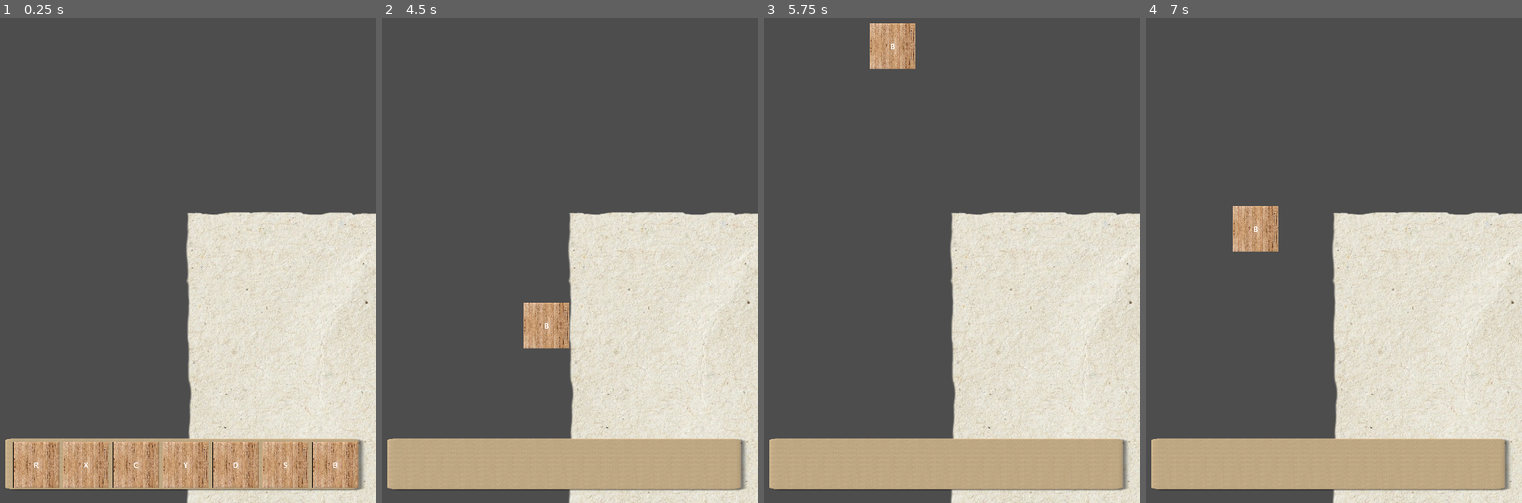
Above: before the commit, frames 1-4 (left to right).
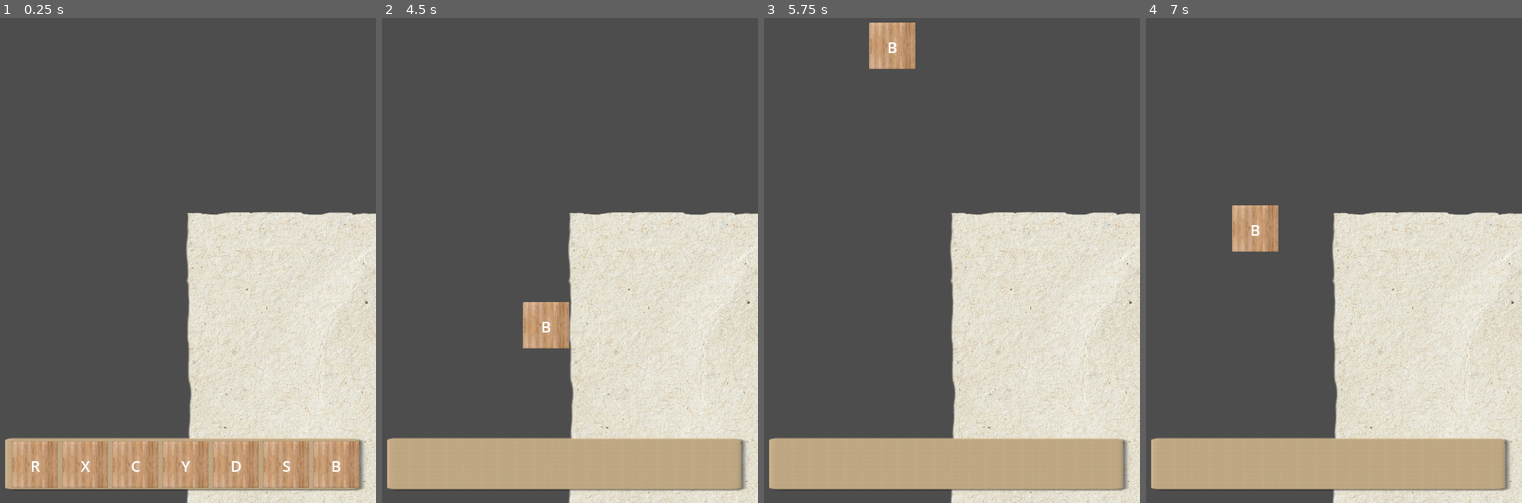
Above: after the commit, the same moments.

Repository: schaefchenaufderweide/scrabble
Game: Godot game, scene res://scenes/Main.tscn
The game is run twice, just before and just after one commit, with the same random seed, the same clock (stepped at 60 frames per second) and the same inputs.
Inputs (mouse positions are in pixels of both pictures, inside the frame that each line leads up to):
- Up to frame 1 (0.25 s): no input
- Up to frame 2 (4.5 s): tap Enter at 0.5, 2, 3.5 s; drag from (562, 464) to (419, 464) at 0.52 s; tap Space at 1.25, 2.75, 4.25 s; drag from (419, 464) to (562, 464) at 1.27 s; move the mouse to (566, 464) at 2.02 s; hold Up (ui_up) 2.03-2.75 s; tap O at 2.1 s; click (566, 464) at 2.17 s; drag from (566, 464) to (716, 464) at 2.77 s; drag from (716, 464) to (562, 464) at 3.52 s; drag from (566, 464) to (509, 47) at 4.27 s
- Up to frame 3 (5.75 s): hold Down (ui_down) from 5.03 s (still down); tap O at 5.1 s; click (891, 47) at 5.17 s
- Up to frame 4 (7 s): release Down (ui_down) at 5.75 s; drag from (1273, 47) to (1255, 226) at 5.77 s; move the mouse to (1416, 168) at 6.52 s; hold Up (ui_up) from 6.53 s (still down); tap O at 6.6 s; click (1416, 168) at 6.67 s

The runs differ from the first frame. In frame 1, 1.9% of the frame differs, in the area x 1-96%, y 86-98%; in frame 2, 0.4%; in frame 3, 0.4%; in frame 4, 0.4%.

Commit message:
0.11 GLobalConcepts eingeführt - wichtigsten Nodes und Funktionen direkt ansteuern (11.11)

Diff:
--- a/project.godot
+++ b/project.godot
@@ -18,6 +18,7 @@
 [autoload]
 
 GlobalGameSettings="*res://scripts/global_game_settings.gd"
+GlobalConcepts="*res://scenes/global_concepts.gd"
 
 [display]
 
--- a/scenes/Main.tscn
+++ b/scenes/Main.tscn
@@ -1,16 +1,18 @@
-[gd_scene load_steps=8 format=3 uid="uid://764kc4snul82"]
+[gd_scene load_steps=10 format=3 uid="uid://764kc4snul82"]
 
 [ext_resource type="Script" path="res://scripts/main.gd" id="1_6iaw0"]
+[ext_resource type="Script" path="res://scenes/global_concepts.gd" id="2_vusr7"]
 [ext_resource type="Texture2D" uid="uid://bk7ijw1r41ygj" path="res://graphics/spielbrett.png" id="3_7hawp"]
 [ext_resource type="Texture2D" uid="uid://jkhvdsxcvslq" path="res://graphics/hand.png" id="3_ut4hp"]
 [ext_resource type="Script" path="res://scripts/hand_player.gd" id="5_gy7g6"]
+[ext_resource type="Script" path="res://scenes/spielbrett.gd" id="5_hoy6u"]
 [ext_resource type="Script" path="res://scripts/camera_2d.gd" id="6_r55eh"]
+
+[sub_resource type="RectangleShape2D" id="RectangleShape2D_7tyfo"]
+size = Vector2(461, 68)
 
 [sub_resource type="RectangleShape2D" id="RectangleShape2D_o7rvn"]
 size = Vector2(1186, 1203)
-
-[sub_resource type="RectangleShape2D" id="RectangleShape2D_7tyfo"]
-size = Vector2(1550, 223.333)
 
 [node name="Main" type="Node"]
 script = ExtResource("1_6iaw0")
@@ -18,8 +20,23 @@
 [node name="Camera2D" type="Camera2D" parent="."]
 script = ExtResource("6_r55eh")
 
+[node name="HandPlayer" type="CanvasLayer" parent="."]
+script = ExtResource("5_gy7g6")
+
+[node name="HandArea" type="Area2D" parent="HandPlayer"]
+position = Vector2(250, 750)
+metadata/_edit_group_ = true
+
+[node name="CollisionShape2D" type="CollisionShape2D" parent="HandPlayer/HandArea"]
+position = Vector2(-2.5, 1)
+shape = SubResource("RectangleShape2D_7tyfo")
+
+[node name="Sprite2D" type="Sprite2D" parent="HandPlayer/HandArea"]
+texture = ExtResource("3_ut4hp")
+
 [node name="Spielbrett" type="Area2D" parent="."]
 position = Vector2(600, 617)
+script = ExtResource("5_hoy6u")
 metadata/_edit_group_ = true
 
 [node name="Sprite2D" type="Sprite2D" parent="Spielbrett"]
@@ -28,20 +45,8 @@
 [node name="CollisionShape2D" type="CollisionShape2D" parent="Spielbrett"]
 shape = SubResource("RectangleShape2D_o7rvn")
 
-[node name="HandPlayer" type="CanvasLayer" parent="."]
-script = ExtResource("5_gy7g6")
-
-[node name="HandArea" type="Area2D" parent="HandPlayer"]
-position = Vector2(250, 750)
-scale = Vector2(0.3, 0.3)
-metadata/_edit_group_ = true
-
-[node name="CollisionShape2D" type="CollisionShape2D" parent="HandPlayer/HandArea"]
-position = Vector2(-15, -1.66675)
-shape = SubResource("RectangleShape2D_7tyfo")
-
-[node name="Sprite2D" type="Sprite2D" parent="HandPlayer/HandArea"]
-texture = ExtResource("3_ut4hp")
+[node name="GlobalConcepts" type="Node" parent="."]
+script = ExtResource("2_vusr7")
 
 [connection signal="mouse_entered" from="HandPlayer/HandArea" to="HandPlayer" method="_on_hand_area_mouse_entered"]
 [connection signal="mouse_exited" from="HandPlayer/HandArea" to="HandPlayer" method="_on_hand_area_mouse_exited"]
--- a/scenes/Spielfeld.tscn
+++ b/scenes/Spielfeld.tscn
@@ -7,7 +7,6 @@
 size = Vector2(56, 54)
 
 [node name="Spielfeld" type="Area2D"]
-scale = Vector2(0.1, 0.1)
 script = ExtResource("1_w745b")
 
 [node name="Sprite2D" type="Sprite2D" parent="."]
--- a/scenes/Spielstein.tscn
+++ b/scenes/Spielstein.tscn
@@ -4,13 +4,12 @@
 [ext_resource type="Script" path="res://scripts/spielstein.gd" id="1_n7k4w"]
 
 [sub_resource type="RectangleShape2D" id="RectangleShape2D_gp8hn"]
-size = Vector2(600, 600)
+size = Vector2(60, 60)
 
 [sub_resource type="LabelSettings" id="LabelSettings_kvkx7"]
-font_size = 100
+font_size = 20
 
 [node name="Spielstein" type="Area2D"]
-scale = Vector2(0.1, 0.1)
 script = ExtResource("1_n7k4w")
 
 [node name="Sprite2D" type="Sprite2D" parent="."]
@@ -20,12 +19,10 @@
 shape = SubResource("RectangleShape2D_gp8hn")
 
 [node name="Label" type="Label" parent="."]
-offset_left = -300.0
-offset_top = -297.0
-offset_right = 300.0
-offset_bottom = 297.0
-grow_horizontal = 2
-grow_vertical = 2
+offset_left = -30.0
+offset_top = -30.0
+offset_right = 31.0
+offset_bottom = 32.0
 size_flags_horizontal = 4
 text = "Test"
 label_settings = SubResource("LabelSettings_kvkx7")
--- /dev/null
+++ b/scenes/global_concepts.gd
@@ -0,0 +1,29 @@
+extends Node
+
+
+
+@onready var spielbrett = $"../Main/Spielbrett"
+
+@onready var player_hand = $"../Main/HandPlayer"
+var buchstaben_im_sackerl = create_buchstaben_im_sackerl()
+@onready var camera = $"../Main/Camera2D"
+
+
+
+func create_buchstaben_im_sackerl():
+
+	return ["C", "B", "D", "X", "Y", "O", "P", "R", "S"]
+
+
+func init_spielfeld():
+	var spielbrett_size = spielbrett.size
+	var spielfeld_scene = preload("res://scenes/Spielfeld.tscn")
+	var anzahl_felder = GlobalGameSettings.anzahl_felder
+	var abstand = GlobalGameSettings.abstand_zwischen_steinen
+	for y in range(anzahl_felder):
+		for x in range(anzahl_felder):
+			var new_spielfeld = spielfeld_scene.instantiate()
+			spielbrett.add_child(new_spielfeld)
+			var erste_x = spielbrett_size.x/2 - anzahl_felder/2 * new_spielfeld.size.x
+			var new_position_x = erste_x + x * (new_spielfeld.size.x + abstand)
+			new_spielfeld.position.x = new_position_x
--- /dev/null
+++ b/scenes/spielbrett.gd
@@ -0,0 +1,3 @@
+extends Area2D
+
+@onready var size = $CollisionShape2D.shape.get_rect().size
--- a/scripts/camera_2d.gd
+++ b/scripts/camera_2d.gd
@@ -15,5 +15,4 @@
 			screen_dragging = true
 
 	elif event is InputEventScreenTouch and not event.pressed:
-		print("aus")
 		screen_dragging = false
--- a/scripts/hand_player.gd
+++ b/scripts/hand_player.gd
@@ -2,18 +2,23 @@
 
 @onready var stein_scene = preload("res://scenes/Spielstein.tscn")
 
-#@onready var width = $HandArea/Sprite2D.texture.get_width()
+
 @onready var hand_area = $HandArea
-@onready var camera = $"../Camera2D"
+#@onready var camera = $"../Camera2D"
+
 
 var mouse_coll = false
 var steine = {}
 
 
-func ziehe_steine(buchstaben_im_sackerl: Array):
+func ziehe_steine():
+
 	var anzahl_steine = GlobalGameSettings.anzahl_steine_pro_hand
 	var abstand = GlobalGameSettings.abstand_zwischen_steinen
+
+
 	for nr_stein in range(anzahl_steine):
+
 		if not steine.get(nr_stein):
 
 			var new_stein = stein_scene.instantiate()
@@ -25,27 +30,27 @@
 			new_stein.position.x = new_pos_x
 			new_stein.position.y = hand_area.position.y
 
-			var random_buchstabe_nr = randi_range(0, len(buchstaben_im_sackerl) - 1)
-			var new_buchstabe = buchstaben_im_sackerl.pop_at(random_buchstabe_nr)
+			var random_buchstabe_nr = randi_range(0, len(GlobalConcepts.buchstaben_im_sackerl) - 1)
+			var new_buchstabe = GlobalConcepts.buchstaben_im_sackerl.pop_at(random_buchstabe_nr)
 
 
 			new_stein.label.text = new_buchstabe
 			steine[nr_stein] = new_buchstabe
-
+			#
 
 
 
 func _on_hand_area_mouse_entered() -> void:
-	if not camera.screen_dragging:
-		print("entered")
+	if not GlobalConcepts.camera.screen_dragging:
+		#print("entered")
 		mouse_coll = true
-		camera.screen_dragging_is_allowed = false
+		GlobalConcepts.camera.screen_dragging_is_allowed = false
 
 
 
 func _on_hand_area_mouse_exited() -> void:
-	if not camera.screen_dragging:
-		print("exited")
+	if not GlobalConcepts.camera.screen_dragging:
+		#print("exited")
 		mouse_coll = false
-		camera.screen_dragging_is_allowed = true
+		GlobalConcepts.camera.screen_dragging_is_allowed = true
 		pass # Replace with function body.
--- a/scripts/main.gd
+++ b/scripts/main.gd
@@ -1,34 +1,9 @@
 extends Node
-
-@onready var spielbrett = $Spielbrett
-@onready var spielbrett_size = $Spielbrett/CollisionShape2D.shape.get_rect().size
-@onready var player_hand = $HandPlayer
-var buchstaben_im_sackerl = create_buchstaben_im_sackerl()
 
 
 func _ready() -> void:
-	init_spielfeld()
 
-	player_hand.ziehe_steine(buchstaben_im_sackerl)
-
-func init_spielfeld():
-	var spielfeld_scene = preload("res://scenes/Spielfeld.tscn")
-	var anzahl_felder = GlobalGameSettings.anzahl_felder
-	var abstand = GlobalGameSettings.abstand_zwischen_steinen
-	for y in range(anzahl_felder):
-		for x in range(anzahl_felder):
-			var new_spielfeld = spielfeld_scene.instantiate()
-			spielbrett.add_child(new_spielfeld)
-			var erste_x = spielbrett_size.x/2 - anzahl_felder/2 * new_spielfeld.size.x
-			var new_position_x = erste_x + x * (new_spielfeld.size.x + abstand)
-			new_spielfeld.position.x = new_position_x
-			# TODO NICHT SICHTBAR!!!
-
-
-func _process(delta: float) -> void:
-	pass
-
-
-func create_buchstaben_im_sackerl():
-
-	return ["C", "B", "D", "X", "Y", "O", "P", "R", "S"]
+	GlobalConcepts.init_spielfeld()
+	print("ruft ziehe steine auf")
+	GlobalConcepts.player_hand.ziehe_steine()
+	print(GlobalConcepts.player_hand.steine)
--- a/scripts/spielstein.gd
+++ b/scripts/spielstein.gd
@@ -2,21 +2,29 @@
 
 @onready var label = $Label
 @onready var size = $Sprite2D.texture.get_width() * scale
-@onready var camera = get_parent().camera
+#var camera = $".".camera
+#var spielbrett = $".".spielbrettxxx
+
 var mouse_coll = false
-
+var abgelegt = false
+var dragging = false
 
 func _unhandled_input(event: InputEvent) -> void:
 	if event is InputEventScreenDrag and mouse_coll:
 		position = event.position
-		print("dragging")
-		camera.screen_dragging_is_allowed = false
-	elif event is InputEventScreenTouch and not event.pressed:
-		print("aus")
-		camera.screen_dragging_is_allowed = true
+		print(label.text + "dragging")
+		dragging = true
+		GlobalConcepts.camera.screen_dragging_is_allowed = false
+	elif event is InputEventScreenTouch and dragging:
+		if not event.pressed: # wird losgelassen
+			print(label.text + "dragging aus")
+			GlobalConcepts.camera.screen_dragging_is_allowed = true
+			dragging = false
+		#get_parent().remove_child(self)
+		#Main.spielbrett.add_child(self)
 
 func _on_mouse_entered() -> void:
-	var allowed = camera.screen_dragging == false
+	var allowed = GlobalConcepts.camera.screen_dragging == false
 	if allowed:
 		mouse_coll = true
 		pass
@@ -27,7 +35,7 @@
 
 
 func _on_mouse_exited() -> void:
-	var allowed = camera.screen_dragging == false
+	var allowed = GlobalConcepts.camera.screen_dragging == false
 	if allowed:
 		mouse_coll = false
 		pass
Binary file changed: graphics/hand.png
Binary file changed: graphics/spielfeld.png
Binary file changed: graphics/spielstein.png
Not shown, changed: roadmap.txt
Not shown, added: graphics/spielbrett_alles.xcf
Not shown, changed: graphics/spielfeld.xcf
